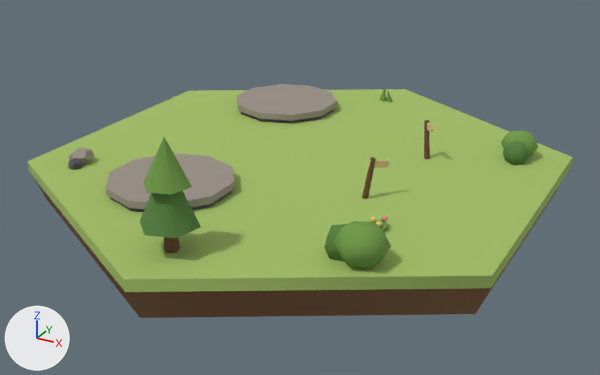
What one commit did to the glTF model assets/tiles/tile_mirrorJunction.glb.
Both versions are drawn from a camera (50 mm lens) standing at (1.363, -2.491, 1.131) and looking at (0.032, -0.071, -0.079). The lights are fixed; the arrows at lower left show +X, +Y and +Z. The first picture is the older version. Where no turn or scale is listed for an object, it has been applied to the vertices. Vertices at exactly the same position are counted once.

The first picture shows 'deco_bush_0_a', 'deco_bush_0_b', 'deco_bush_5_a', 'deco_bush_5_b', 'deco_tree_2_crown', 'deco_tree_2_crown_b', 'deco_tree_2_trunk', 'deco_tuft_4_1', 'ground', 'ground_soil', 'tower_slot_1_plate', 'tower_slot_1_socket', 'tower_slot_2_plate', 'tower_slot_2_socket' and 6 more.
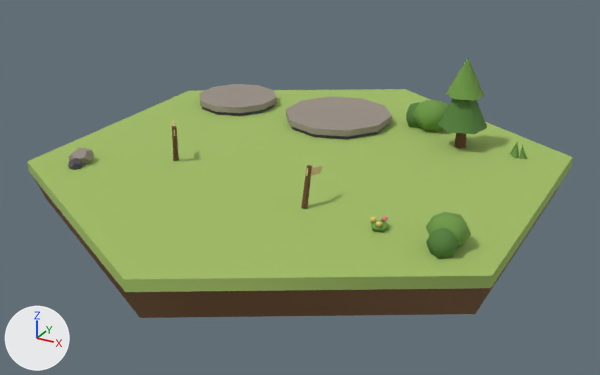
ob_signpost_0 is not drawn itself; it is the parent of ob_signpost_0_post, ob_signpost_0_sign, ob_signpost_0_tip.
ob_signpost_1 is not drawn itself; it is the parent of ob_signpost_1_post, ob_signpost_1_sign, ob_signpost_1_tip.

Changed parts and their boxes [x1, y1, x2, y2] in the pictures (600 x 375 px):
'tower_slot_2_plate', moved: before [106, 154, 235, 209]; after [286, 97, 392, 137]
'tower_slot_1_plate', moved, rescaled (24% narrower, 21% shorter): before [237, 84, 337, 121]; after [200, 84, 276, 113]
'deco_tree_2_crown', moved: before [140, 191, 201, 238]; after [438, 98, 487, 134]
'deco_bush_5_a', moved: before [333, 221, 391, 268]; after [412, 100, 448, 131]
'deco_tree_2_crown_b', moved: before [143, 137, 192, 195]; after [446, 58, 484, 101]
'deco_bush_0_a', moved: before [501, 130, 538, 157]; after [426, 212, 471, 248]
'deco_bush_0_b', moved: before [503, 141, 528, 165]; after [426, 228, 457, 259]
'deco_bush_5_b', moved: before [324, 224, 347, 262]; after [406, 102, 421, 129]
'signpost_1_post', moved, turned: before [362, 157, 376, 199]; after [301, 165, 312, 209]
'tower_slot_2_socket', moved (mostly hidden): before [110, 191, 232, 212]; after [291, 124, 389, 139]
'tower_slot_1_socket', moved (mostly hidden): before [241, 109, 334, 123]; after [202, 105, 274, 116]
'deco_tree_2_trunk', moved: before [164, 237, 180, 253]; after [454, 133, 466, 149]
'signpost_0_post', moved, turned: before [424, 120, 430, 159]; after [172, 126, 179, 161]
'signpost_1_sign', moved, turned: before [368, 160, 389, 168]; after [306, 166, 321, 176]
'deco_tuft_4_1', moved: before [381, 89, 387, 102]; after [512, 144, 519, 159]
'signpost_0_sign', moved, turned: before [427, 123, 433, 132]; after [172, 121, 175, 136]

What the commit changed:
me_mesh_2 is used by ob_tower_slot_1_plate; location (-0.35, 0.5, 0.027).
me_mesh_2 had 24 vertices, 40 faces and spanned x -0.209..0.209, y -0.22..0.22, z -0.013..0.013.
me_mesh_2 now has 24 vertices, 40 faces and spans x -0.165..0.165, y -0.173..0.173, z -0.013..0.013.
me_mesh_2 part 1: the whole mesh is scaled about its middle by (0.787, 0.787, 1).
Object 'tower_slot_1_plate' (ob_tower_slot_1_plate) moves from (-0.35, 0.5, 0.027) to (-0.56, 0.44, 0.027).
Object 'tower_slot_1_socket' (ob_tower_slot_1_socket) moves from (-0.35, 0.5, -0.003) to (-0.56, 0.44, -0.003).
Object 'tower_slot_2_plate' (ob_tower_slot_2_plate) moves from (-0.26, -0.44, 0.027) to (-0.07, 0.44, 0.027).
Object 'tower_slot_2_socket' (ob_tower_slot_2_socket) moves from (-0.26, -0.44, -0.003) to (-0.07, 0.44, -0.003).
Object 'signpost_0' (ob_signpost_0) moves from (0.398, 0.23, 0.0) to (-0.398, -0.23, 0.0).
Object 'signpost_0' (ob_signpost_0) turns from (0, -10, -50) to (0, -10, 130) degrees about x, y and z.
Object 'signpost_1' (ob_signpost_1) moves from (0.346, -0.2, 0.0) to (0.21, -0.364, 0.0).
Object 'signpost_1' (ob_signpost_1) turns from (0, 10, 50) to (0, 10, 80) degrees about x, y and z.
Object 'deco_bush_0_a' (ob_deco_bush_0_a) moves from (0.688, 0.409, 0.048) to (0.698, -0.391, 0.048).
Object 'deco_bush_0_b' (ob_deco_bush_0_b) moves from (0.693, 0.353, 0.034) to (0.704, -0.447, 0.034).
Object 'deco_tree_2_trunk' (ob_deco_tree_2_trunk) moves from (0.01, -0.8, 0.051) to (0.468, 0.407, 0.051).
Object 'deco_tree_2_crown' (ob_deco_tree_2_crown) moves from (0.01, -0.8, 0.185) to (0.468, 0.407, 0.185).
Object 'deco_tree_2_crown_b' (ob_deco_tree_2_crown_b) moves from (0.01, -0.8, 0.277) to (0.468, 0.407, 0.277).
Object 'deco_tuft_4_1' (ob_deco_tuft_4_1) moves from (-0.017, 0.79, 0.029) to (0.681, 0.399, 0.029).
Object 'deco_bush_5_a' (ob_deco_bush_5_a) moves from (0.522, -0.606, 0.058) to (0.301, 0.542, 0.058).
Object 'deco_bush_5_b' (ob_deco_bush_5_b) moves from (0.455, -0.594, 0.041) to (0.234, 0.555, 0.041).
